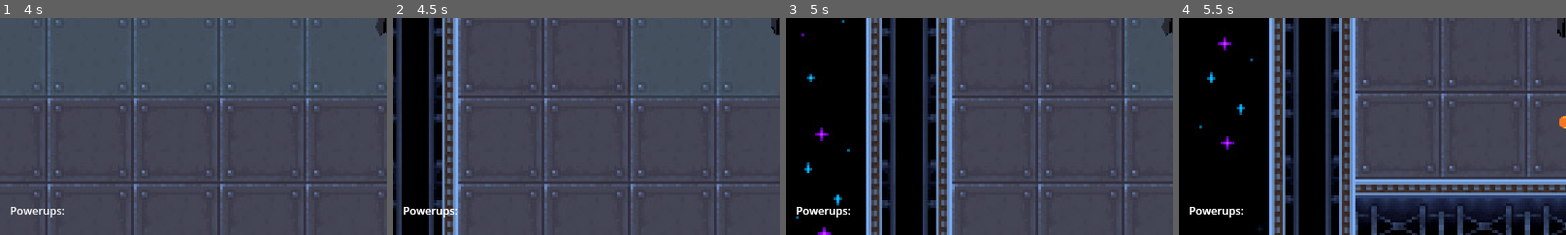
Above: before the commit, frames 1-4 (left to right).
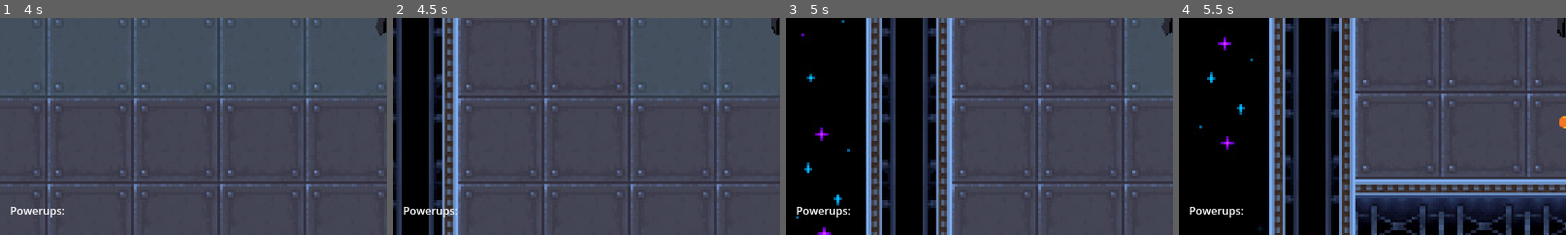
Above: after the commit, the same moments.

Repository: brianxiaodev/bloodmoon
Game: Godot game, scene res://scenes/intro_video.tscn
Same seed, same stepped clock (60 frames per second), same inputs: the game is played once before the commit and once after it. Video files are missing from this copy of the repository; at most half a second of black plays in their place.
Inputs:
- Up to frame 1 (4 s): tap Enter (ui_accept) at 0.5, 0.6, 0.77, 1.07, 1.52, 1.55, 1.82, 2.3, 3.02, 3.05, 3.32, 3.6, 3.77 s; hold Right (ui_right) 0.53-1.28 s; hold Down (ui_down) 1.28-2.03 s; tap Shift (dash) at 1.35 s; hold Right (ui_right) 2.03-2.78 s; hold Space (shoot) 2.03-2.78 s; hold Up (ui_up) 2.78-3.53 s; tap Z (stealth) at 2.85 s; hold Left (ui_left) from 3.53 s (still down)
- Up to frame 2 (4.5 s): keep holding Left (ui_left); tap Enter (ui_accept) at 4.07 s; tap R (restart) at 4.15 s; tap Shift (dash) at 4.35 s
- Up to frame 3 (5 s): keep holding Left (ui_left); tap Enter (ui_accept) at 4.52, 4.55, 4.82 s
- Up to frame 4 (5.5 s): release Left (ui_left) at 5.03 s; hold Down (ui_down) from 5.03 s (still down); hold Space (shoot) from 5.03 s (still down); tap Enter (ui_accept) at 5.3 s
The pictures show only the part of the screen within x 0-50%, y 50-100%; the shares and areas given below are measured in that part.

Frame 1 is identical in both runs. In frame 2, 0.1% of the frame differs, in the area x 2-17%, y 87-92%; in frame 3, 0.2%; in frame 4, 0.2%.

Commit message:
win scene2

Diff:
--- a/scenes/level_2.tscn
+++ b/scenes/level_2.tscn
@@ -13,6 +13,7 @@
 [ext_resource type="PackedScene" uid="uid://cgrps2fgm3jxq" path="res://scenes/healthpotion.tscn" id="10_k22d5"]
 [ext_resource type="PackedScene" uid="uid://4y67635ci7ss" path="res://scenes/enemy.tscn" id="11_k6a82"]
 [ext_resource type="PackedScene" uid="uid://b3ald5ngtdkny" path="res://scenes/door.tscn" id="12_1sb0y"]
+[ext_resource type="PackedScene" uid="uid://e1sv6ceayn7o" path="res://scenes/win.tscn" id="14_fldb1"]
 
 [sub_resource type="TileSetAtlasSource" id="TileSetAtlasSource_jm1iu"]
 texture = ExtResource("1_3bmlt")
@@ -263,3 +264,6 @@
 
 [node name="GameOver" parent="." instance=ExtResource("12_1sb0y")]
 visible = false
+
+[node name="win" parent="." instance=ExtResource("14_fldb1")]
+visible = false
--- /dev/null
+++ b/scenes/win.tscn
@@ -0,0 +1,10 @@
+[gd_scene load_steps=2 format=3 uid="uid://e1sv6ceayn7o"]
+
+[ext_resource type="Texture2D" uid="uid://53kud58awuop" path="res://assets/image.png" id="1_r4oei"]
+
+[node name="win" type="CanvasLayer"]
+
+[node name="Sprite2D" type="Sprite2D" parent="."]
+position = Vector2(578.126, 312.5)
+scale = Vector2(0.722203, 0.730937)
+texture = ExtResource("1_r4oei")
--- a/scripts/main.gd
+++ b/scripts/main.gd
@@ -3,12 +3,22 @@
 @onready var bullet_manager = $BulletManager
 @onready var player = $Vampire
 @onready var ui_scene = preload("res://scenes/ui.tscn")  # Preload the UI scene
+var enemies = []
+
+@onready var win_screen = preload("res://scenes/win.tscn")
+
+
 var collected_powerups: Array[String] = []
 var ui
 var stealth_bar
 
 func _ready() -> void:
 	randomize()
+
+	for child in get_children():
+		if child is Enemy:
+			enemies.append(child)
+			child.connect("tree_exited", Callable(self, "_on_enemy_died"))
 
 	var health_node = $Vampire/Health
 	ui = ui_scene.instantiate()
@@ -26,6 +36,25 @@
 
 	player.connect("stealth_changed", Callable(stealth_bar, "update_stealth"))
 
+func _on_enemy_died():
+	check_win_condition()
+
+func check_win_condition():
+	# Remove any enemies that are no longer inside the tree
+	enemies = enemies.filter(func(e): return e.is_inside_tree())
+
+	if enemies.is_empty():
+		show_win_screen()
+
+func show_win_screen():
+	if ui:
+		ui.visible = false
+
+	var won = win_screen.instantiate()
+	add_child(won)
+	#win_image_node.position = get_viewport_rect().size / 2
+	#win_image_node.offset = win_screen.get_size() / -2
+
 func _process(delta):
 	if player and player.is_dead:
 		if ui:
Not shown, added: assets/image.png.import
Not shown: 1 places in scenes/level_2.tscn that only renumber resources
Not shown: 1 places in scenes/ui.tscn that only renumber resources
